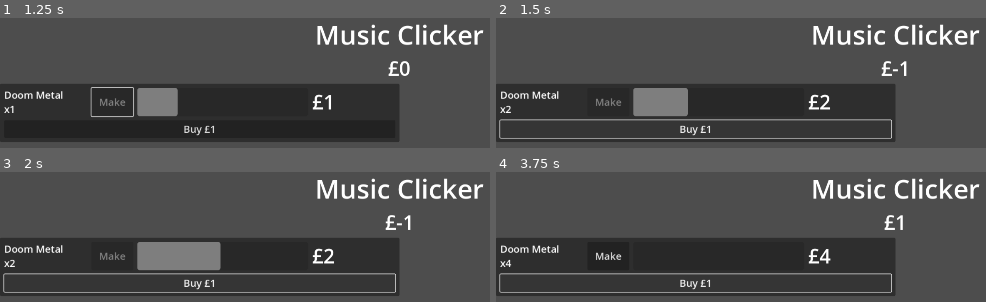
Above: before the commit, frames 1-4 (two rows, left to right).
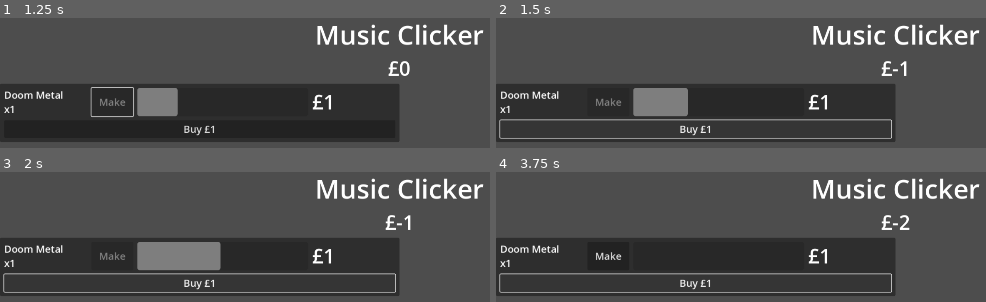
Above: after the commit, the same moments.

Repository: phrasmotica/music-clicker
Game: Godot game, scene res://game.tscn
The game is run twice, just before and just after one commit, with the same random seed, the same clock (stepped at 60 frames per second) and the same inputs.
Inputs:
- Up to frame 1 (1.25 s): click "Make" at 0.5 s
- Up to frame 2 (1.5 s): click "Buy £1" at 1.25 s
- Up to frame 3 (2 s): no input
- Up to frame 4 (3.75 s): click "Buy £1" at 2 s; click "Buy £1" at 2.75 s

Frame 1 is identical in both runs. In frame 2, 0.2% of the frame differs, in the area x 2-69%, y 58-74%; in frame 3, 0.2%; in frame 4, 0.6%, in the area x 1-85%, y 33-74%.

Commit message:
Create resource class for products. Rename other things appropriately

Diff:
--- a/game.tscn
+++ b/game.tscn
@@ -1,8 +1,9 @@
-[gd_scene load_steps=4 format=3 uid="uid://bsho3man5rnyv"]
+[gd_scene load_steps=5 format=3 uid="uid://bsho3man5rnyv"]
 
 [ext_resource type="PackedScene" uid="uid://c1e4wtqckp844" path="res://scenes/score_manager.tscn" id="1_2j3m2"]
-[ext_resource type="PackedScene" uid="uid://bvhhta3af1hts" path="res://scenes/product.tscn" id="1_wf504"]
+[ext_resource type="PackedScene" uid="uid://bvhhta3af1hts" path="res://scenes/product_meter.tscn" id="1_wf504"]
 [ext_resource type="Script" path="res://scripts/ui_manager.gd" id="2_4huk1"]
+[ext_resource type="Resource" uid="uid://cr3tni3ss8vvs" path="res://resources/product_doom_metal.tres" id="4_2c385"]
 
 [node name="Game" type="Node2D"]
 
@@ -33,11 +34,11 @@
 layout_mode = 2
 columns = 2
 
-[node name="Product0" parent="VBoxContainer/GridContainer" instance=ExtResource("1_wf504")]
+[node name="ProductMeter0" parent="VBoxContainer/GridContainer" instance=ExtResource("1_wf504")]
 layout_mode = 2
 size_flags_horizontal = 3
-product_name = "Doom Metal"
+product = ExtResource("4_2c385")
 
 [connection signal="score_changed" from="ScoreManager" to="UIManager" method="_on_score_manager_score_changed"]
-[connection signal="bought_product" from="VBoxContainer/GridContainer/Product0" to="ScoreManager" method="_on_product_0_bought_product"]
-[connection signal="made_product" from="VBoxContainer/GridContainer/Product0" to="ScoreManager" method="_on_product_0_made_product"]
+[connection signal="buy_product" from="VBoxContainer/GridContainer/ProductMeter0" to="ScoreManager" method="_on_product_buy_product"]
+[connection signal="made_product" from="VBoxContainer/GridContainer/ProductMeter0" to="ScoreManager" method="_on_product_0_made_product"]
--- /dev/null
+++ b/resources/product_doom_metal.tres
@@ -0,0 +1,10 @@
+[gd_resource type="Resource" script_class="Product" load_steps=2 format=3 uid="uid://cr3tni3ss8vvs"]
+
+[ext_resource type="Script" path="res://scripts/product.gd" id="1_v32x2"]
+
+[resource]
+script = ExtResource("1_v32x2")
+product_name = "Doom Metal"
+base_time_seconds = 3.0
+base_reward = 1
+base_cost = 1
--- a/scenes/product.tscn
+++ b/scenes/product_meter.tscn
@@ -1,8 +1,8 @@
 [gd_scene load_steps=2 format=3 uid="uid://bvhhta3af1hts"]
 
-[ext_resource type="Script" path="res://scripts/product.gd" id="1_ynjkp"]
+[ext_resource type="Script" path="res://scripts/product_meter.gd" id="1_ynjkp"]
 
-[node name="Product" type="PanelContainer"]
+[node name="ProductMeter" type="PanelContainer"]
 offset_right = 120.0
 offset_bottom = 23.0
 script = ExtResource("1_ynjkp")
@@ -31,7 +31,7 @@
 custom_minimum_size = Vector2(200, 0)
 layout_mode = 2
 theme_override_font_sizes/font_size = 24
-text = "<product_name>"
+text = "Doom Metal"
 
 [node name="AmountLabel" type="Label" parent="MarginContainer/VBoxContainer/HBoxContainer/VBoxContainer"]
 unique_name_in_owner = true
--- a/scripts/product.gd
+++ b/scripts/product.gd
@@ -1,116 +1,13 @@
-@tool
-class_name Product extends PanelContainer
+class_name Product extends Resource
 
 @export_placeholder("Name")
-var product_name := "":
-	set(value):
-		product_name = value
-
-		update_name_label()
+var product_name := ""
 
 @export_range(1.0, 10.0)
 var base_time_seconds: float = 3.0
 
 @export_range(1, 100)
-var base_reward: int = 1:
-	set(value):
-		base_reward = value
-
-		update_reward_label()
+var base_reward: int = 1
 
 @export_range(1, 100)
-var base_cost: int = 1:
-	set(value):
-		base_cost = value
-
-		update_buy_button()
-
-@export
-var is_automated := false
-
-@onready
-var name_label: Label = %NameLabel
-
-@onready
-var amount_label: Label = %AmountLabel
-
-@onready
-var make_button: Button = %MakeButton
-
-@onready
-var progress_bar: ProgressBar = %ProgressBar
-
-@onready
-var reward_label: Label = %RewardLabel
-
-@onready
-var buy_button: Button = %BuyButton
-
-var _amount: int = 1:
-	set(value):
-		_amount = value
-
-		update_amount_label()
-		update_reward_label()
-
-var _is_making := false
-
-signal bought_product(amount: int, cost: int)
-signal made_product(reward: int)
-
-func _ready():
-	update_name_label()
-
-	reset_progress()
-
-func _process(delta: float) -> void:
-	if _is_making:
-		progress_bar.value += 100 * delta / base_time_seconds
-
-		if progress_bar.value >= 100:
-			reset_progress()
-
-			_is_making = false
-			make_button.disabled = false
-
-			made_product.emit(_amount * base_reward)
-
-func buy() -> void:
-	_amount += 1
-
-	bought_product.emit(_amount, base_cost)
-
-func make() -> void:
-	reset_progress()
-	_is_making = true
-
-func reset_progress() -> void:
-	progress_bar.value = 0
-
-func update_name_label():
-	if name_label:
-		name_label.text = product_name if product_name.length() > 0 else "<product_name>"
-
-func update_amount_label():
-	if amount_label:
-		amount_label.text = "x" + str(_amount)
-
-func update_reward_label():
-	if reward_label:
-		reward_label.text = "£" + str(_amount * base_reward)
-
-func update_buy_button():
-	if buy_button:
-		buy_button.text = "Buy £" + str(base_cost)
-
-func _on_buy_button_pressed() -> void:
-	print("Buying a product...")
-
-	buy()
-
-func _on_make_button_pressed() -> void:
-	print("Making a product...")
-
-	make_button.disabled = true
-
-	make()
+var base_cost: int = 1
--- /dev/null
+++ b/scripts/product_meter.gd
@@ -0,0 +1,104 @@
+@tool
+class_name ProductMeter extends PanelContainer
+
+@export
+var product: Product:
+	set(value):
+		product = value
+
+		update_name_label()
+		update_reward_label()
+		update_buy_button()
+
+@export
+var is_automated := false
+
+@onready
+var name_label: Label = %NameLabel
+
+@onready
+var amount_label: Label = %AmountLabel
+
+@onready
+var make_button: Button = %MakeButton
+
+@onready
+var progress_bar: ProgressBar = %ProgressBar
+
+@onready
+var reward_label: Label = %RewardLabel
+
+@onready
+var buy_button: Button = %BuyButton
+
+var _amount: int = 1:
+	set(value):
+		_amount = value
+
+		update_amount_label()
+		update_reward_label()
+
+var _is_making := false
+
+signal buy_product(product: Product)
+signal made_product(reward: int)
+
+func _ready():
+	update_name_label()
+
+	reset_progress()
+
+func _process(delta: float) -> void:
+	if _is_making:
+		progress_bar.value += 100 * delta / product.base_time_seconds
+
+		if progress_bar.value >= 100:
+			reset_progress()
+
+			_is_making = false
+			make_button.disabled = false
+
+			made_product.emit(_amount * product.base_reward)
+
+func buy() -> void:
+	buy_product.emit(product)
+
+func make() -> void:
+	reset_progress()
+	_is_making = true
+
+func reset_progress() -> void:
+	progress_bar.value = 0
+
+func update_name_label():
+	if name_label:
+		if product and product.product_name.length() > 0:
+			name_label.text = product.product_name
+		else:
+			name_label.text = "<product_name>"
+
+func update_amount_label():
+	if amount_label:
+		amount_label.text = "x" + str(_amount)
+
+func update_reward_label():
+	if reward_label:
+		var r = product.base_reward if product and product.base_reward > 0 else 1
+		reward_label.text = "£" + str(_amount * r)
+
+func update_buy_button():
+	if buy_button:
+		var c = product.base_cost if product and product.base_cost > 0 else 1
+		buy_button.text = "Buy £" + str(c)
+
+func _on_buy_button_pressed() -> void:
+	print("Buying a product...")
+
+	buy()
+
+func _on_make_button_pressed() -> void:
+	print("Making a product...")
+
+	make_button.disabled = true
+
+	make()
--- a/scripts/score_manager.gd
+++ b/scripts/score_manager.gd
@@ -8,8 +8,8 @@
 	_score += reward
 	score_changed.emit(_score)
 
-func _on_product_0_bought_product(_amount: int, cost: int) -> void:
+func _on_product_buy_product(product: Product) -> void:
 	# TODO: don't allow this if we can't afford it
-	_score -= cost
+	_score -= product.base_cost
 
 	score_changed.emit(_score)
